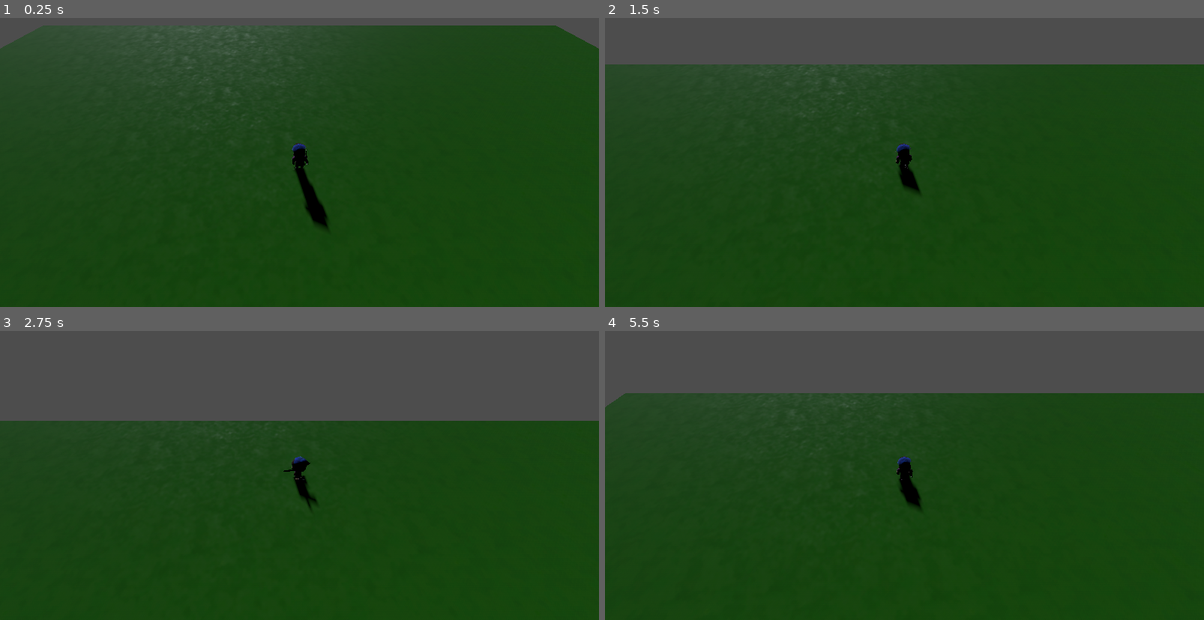
Above: before the commit, frames 1-4 (two rows, left to right).
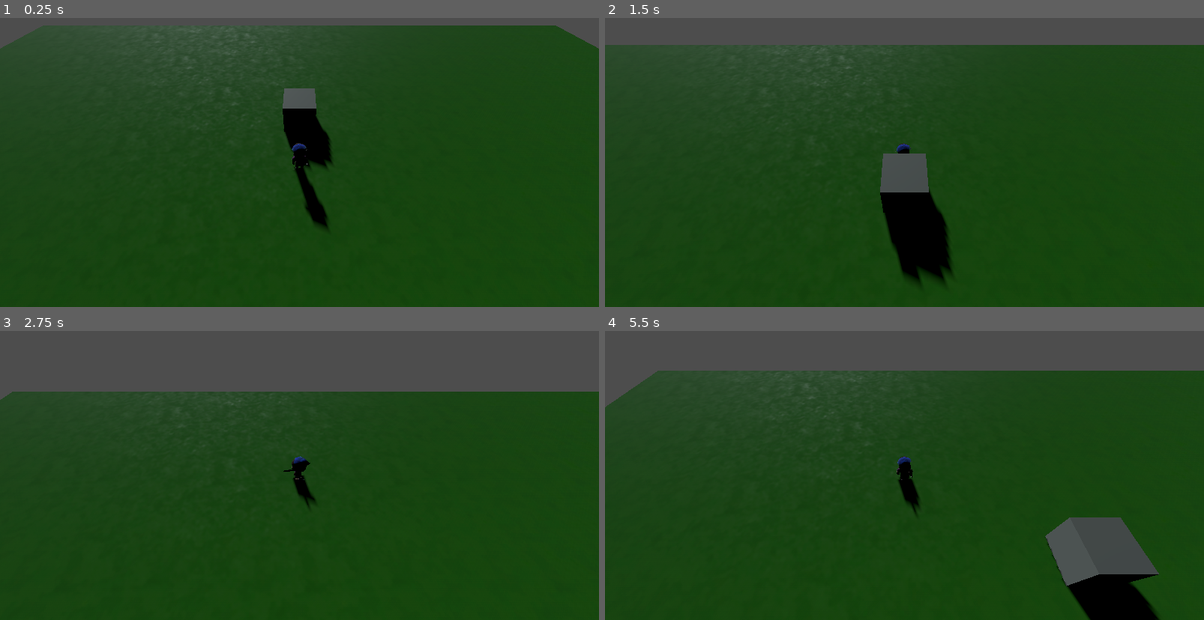
Above: after the commit, the same moments.

Repository: AbrahamBrookes/Tumbledown-Godot
Game: Godot game, scene res://Levels/player_character_test_level.tscn
Two runs of this game, one before a commit and one after it. Both use one fixed random seed, a clock stepped at 60 frames per second and the inputs below.
Inputs:
- Up to frame 1 (0.25 s): no input
- Up to frame 2 (1.5 s): tap Enter (ui_accept) at 0.5, 0.77 s; hold W (walk_north) from 0.53 s (still down)
- Up to frame 3 (2.75 s): tap Enter (ui_accept) at 1.52 s; release W (walk_north) at 2.03 s; hold A (walk_west) from 2.03 s (still down)
- Up to frame 4 (5.5 s): tap Enter (ui_accept) at 2.75, 3.02, 3.77, 4.52 s; release A (walk_west) at 3.53 s; hold S (walk_south) 3.53-4.28 s; hold D (walk_east) 4.28-5.03 s; hold W (walk_north) from 5.03 s (still down)

The runs differ from the first frame. In frame 1, 1.5% of the frame differs, in the area x 47-56%, y 24-53%; in frame 2, 9.8%; in frame 3, 10%; in frame 4, 12%, in the area x 3-100%, y 13-100%.

Commit message:
added Area3DHurt

Diff:
--- a/Art/Player/Character/kora_toon.tscn
+++ b/Art/Player/Character/kora_toon.tscn
@@ -39,54 +39,54 @@
 [node name="kora_toon" instance=ExtResource("1_s0jn4")]
 
 [node name="Skeleton3D" parent="rig" index="0"]
-bones/1/position = Vector3(-0.000113001, -0.00163424, -0.00830715)
-bones/1/rotation = Quaternion(0.0211611, -0.018115, 0.00038348, 0.999612)
-bones/2/rotation = Quaternion(6.14637e-09, 0.0335115, -0.0014195, 0.999437)
+bones/1/position = Vector3(-2.75303e-05, -0.00163763, -0.00827322)
+bones/1/rotation = Quaternion(0.0211645, 0.00208732, -4.41867e-05, 0.999774)
+bones/2/rotation = Quaternion(-4.94903e-07, 0.00770736, -0.000326437, 0.99997)
 bones/3/rotation = Quaternion(0.714026, 8.60783e-08, 9.05334e-08, 0.700119)
-bones/4/rotation = Quaternion(-0.713624, 0.0224484, -0.024922, 0.699725)
+bones/4/rotation = Quaternion(-0.714005, 0.0051627, -0.00573175, 0.700098)
 bones/5/rotation = Quaternion(0.781919, 7.98056e-08, 9.59998e-08, 0.62338)
-bones/8/rotation = Quaternion(0.982646, 0.0447237, 0.0861559, 0.158061)
-bones/8/scale = Vector3(1.00175, 0.996512, 1.00175)
-bones/9/rotation = Quaternion(6.34185e-09, 0.00321883, -5.86194e-09, 0.999995)
-bones/10/rotation = Quaternion(0.224906, 0.00325691, -0.000749282, 0.974375)
-bones/10/scale = Vector3(1.00245, 0.99411, 1.00347)
-bones/11/rotation = Quaternion(-1.65519e-08, -0.0452791, -3.47966e-08, 0.998974)
-bones/12/rotation = Quaternion(0.728652, 0.0452612, 0.0155758, -0.683209)
-bones/12/scale = Vector3(0.995853, 0.995883, 1.00832)
-bones/16/rotation = Quaternion(0.963999, 0.0955064, -0.100762, 0.226787)
-bones/16/scale = Vector3(1.00467, 0.990724, 1.00467)
-bones/17/rotation = Quaternion(9.49802e-09, 0.00446457, -1.72894e-09, 0.99999)
-bones/18/rotation = Quaternion(0.407414, 0.0048816, -0.00217443, 0.913228)
-bones/18/scale = Vector3(1.00645, 0.979769, 1.01421)
-bones/19/rotation = Quaternion(4.25811e-08, -0.0221365, -4.40429e-08, 0.999755)
-bones/20/rotation = Quaternion(0.806014, 0.0223253, -0.0620568, -0.588211)
-bones/20/scale = Vector3(0.989381, 0.992158, 1.01893)
+bones/8/rotation = Quaternion(0.980562, -0.000646263, 0.0913694, 0.173638)
+bones/8/scale = Vector3(1.00251, 0.99499, 1.00251)
+bones/9/rotation = Quaternion(6.83785e-09, 0.00113713, -5.39401e-09, 0.999999)
+bones/10/rotation = Quaternion(0.268826, 0.0011358, -0.000314046, 0.963188)
+bones/10/scale = Vector3(1.00353, 0.990938, 1.00563)
+bones/11/rotation = Quaternion(-4.0876e-08, -0.014624, -1.54035e-09, 0.999893)
+bones/12/rotation = Quaternion(0.750669, 0.0145484, 0.0275429, -0.659944)
+bones/12/scale = Vector3(0.993962, 0.994275, 1.01188)
+bones/16/rotation = Quaternion(0.974844, 0.0440345, -0.09587, 0.19634)
+bones/16/scale = Vector3(1.00362, 0.992799, 1.00362)
+bones/17/rotation = Quaternion(5.13413e-09, 0.00133117, 6.0742e-09, 0.999999)
+bones/18/rotation = Quaternion(0.336428, 0.00131614, -0.000471158, 0.941708)
+bones/18/scale = Vector3(1.00506, 0.985687, 1.00947)
+bones/19/rotation = Quaternion(-9.48598e-09, 0.0423015, 2.37946e-08, 0.999105)
+bones/20/rotation = Quaternion(0.782855, -0.0422273, -0.0270333, -0.620181)
+bones/20/scale = Vector3(0.99141, 0.992749, 1.0161)
 bones/21/rotation = Quaternion(-0.00282727, 0.954981, -0.296652, -0.000915457)
 bones/25/rotation = Quaternion(0.700905, 8.43486e-08, 8.70634e-08, 0.713255)
 bones/26/rotation = Quaternion(-0.702987, 0.0343202, -0.011854, 0.710275)
 bones/27/rotation = Quaternion(0.665899, 9.14319e-08, 7.93813e-08, 0.746042)
 bones/34/rotation = Quaternion(-0.474235, -0.533289, -0.449223, 0.537497)
-bones/35/rotation = Quaternion(0.504163, -0.6395, 0.244938, -0.52618)
-bones/35/scale = Vector3(1.0045, 0.991054, 1.0045)
-bones/36/rotation = Quaternion(1.46723e-08, 0.0298178, 9.27874e-08, 0.999555)
-bones/37/rotation = Quaternion(0.409598, 0.0297432, -0.013351, 0.911684)
-bones/37/scale = Vector3(1.00205, 0.988468, 1.00969)
-bones/38/rotation = Quaternion(8.42482e-08, 0.00740169, -6.04053e-08, 0.999973)
-bones/39/rotation = Quaternion(-0.0603992, 0.00727153, -0.0466493, 0.997057)
-bones/39/scale = Vector3(0.99366, 1.0127, 0.993782)
+bones/35/rotation = Quaternion(0.531556, -0.644862, 0.202289, -0.510568)
+bones/35/scale = Vector3(1.00604, 0.988027, 1.00604)
+bones/36/rotation = Quaternion(-5.23077e-08, 0.0355808, 3.81192e-08, 0.999367)
+bones/37/rotation = Quaternion(0.538329, 0.0354288, -0.0227157, 0.841683)
+bones/37/scale = Vector3(1.00273, 0.979881, 1.01785)
+bones/38/rotation = Quaternion(-1.39046e-07, 0.0168815, -4.80948e-08, 0.999857)
+bones/39/rotation = Quaternion(-0.166935, 0.0167617, -0.0316296, 0.985318)
+bones/39/scale = Vector3(0.991403, 1.01469, 0.994207)
 bones/41/rotation = Quaternion(-0.544978, 0.514954, 0.590335, 0.298874)
-bones/43/rotation = Quaternion(0.5504, 0.63963, -0.191978, -0.501077)
-bones/43/scale = Vector3(1.00595, 0.988212, 1.00595)
-bones/44/rotation = Quaternion(-3.84281e-08, -0.0363805, -1.07698e-07, 0.999338)
-bones/45/rotation = Quaternion(0.537858, -0.0371374, 0.0237839, 0.841881)
-bones/45/scale = Vector3(1.0028, 0.979608, 1.01806)
-bones/46/rotation = Quaternion(-5.47887e-08, -0.0212384, 9.73337e-08, 0.999774)
-bones/47/rotation = Quaternion(-0.104888, -0.0206565, 0.101784, 0.989046)
-bones/47/scale = Vector3(0.992506, 1.01549, 0.992279)
-bones/50/position = Vector3(-0.011057, 0.0505281, 0.233425)
-bones/50/rotation = Quaternion(0.793984, 0.0297013, -0.0389169, 0.605964)
-bones/51/rotation = Quaternion(-0.1022, 0.00342558, 0.0333013, 0.994201)
-bones/52/rotation = Quaternion(-0.0184717, 0.00311743, 0.0335562, 0.999261)
+bones/43/rotation = Quaternion(0.552085, 0.622366, -0.231255, -0.504364)
+bones/43/scale = Vector3(1.00523, 0.989613, 1.00523)
+bones/44/rotation = Quaternion(4.66872e-08, -0.035723, -4.09738e-08, 0.999362)
+bones/45/rotation = Quaternion(0.464929, -0.0372537, 0.0195885, 0.884347)
+bones/45/scale = Vector3(1.00244, 0.984532, 1.01335)
+bones/46/rotation = Quaternion(-1.81296e-07, -0.0219028, 4.93167e-08, 0.99976)
+bones/47/rotation = Quaternion(-0.0474308, -0.0219321, 0.111051, 0.99244)
+bones/47/scale = Vector3(0.99355, 1.0141, 0.992553)
+bones/50/position = Vector3(-0.00310332, 0.0504108, 0.234401)
+bones/50/rotation = Quaternion(0.794815, 0.0106392, -0.0139401, 0.606599)
+bones/51/rotation = Quaternion(-0.102319, 0.000787838, 0.00765874, 0.994722)
+bones/52/rotation = Quaternion(-0.0185602, 0.000716944, 0.00771764, 0.999798)
 bones/53/rotation = Quaternion(-0.0479487, 1.2049e-07, -5.84987e-09, 0.99885)
 bones/54/rotation = Quaternion(0.432839, -0.00409875, 0.0360778, 0.90074)
 bones/56/rotation = Quaternion(-0.334486, -0.00535242, 0.0329367, 0.94181)
--- /dev/null
+++ b/Levels/Area3DHurt.gd
@@ -0,0 +1,18 @@
+extends Area3D
+
+# Called when the node enters the scene tree for the first time.
+func _ready():
+	pass # Replace with function body.
+
+
+# Called every frame. 'delta' is the elapsed time since the previous frame.
+func _process(delta):
+	pass
+
+
+func _on_body_entered(other):
+	# if the player enters the area, we want to hurt() them
+	if other is PlayerCharacter:
+		other.hurt(1, global_transform.origin)
+
+	pass # Replace with function body.
--- a/Levels/player_character_test_level.tscn
+++ b/Levels/player_character_test_level.tscn
@@ -1,8 +1,9 @@
-[gd_scene load_steps=7 format=3 uid="uid://dreof5fl2e6cd"]
+[gd_scene load_steps=10 format=3 uid="uid://dreof5fl2e6cd"]
 
 [ext_resource type="Texture2D" uid="uid://05fla6iyox0f" path="res://Art/Terrain/grass/grass_01_albedo.jpg" id="1_4daxe"]
 [ext_resource type="PackedScene" uid="uid://5oyo75w8bmvq" path="res://player_character.tscn" id="1_p6mi5"]
 [ext_resource type="Texture2D" uid="uid://cg0cp6trqeqdw" path="res://Art/Terrain/grass/grass_01_roughness.jpg" id="2_3v8ga"]
+[ext_resource type="Script" path="res://Levels/Area3DHurt.gd" id="4_4c73y"]
 
 [sub_resource type="BoxShape3D" id="BoxShape3D_anda7"]
 size = Vector3(30, 1, 20)
@@ -17,6 +18,10 @@
 uv1_scale = Vector3(0.2, 0.2, 0.2)
 uv1_triplanar = true
 uv1_world_triplanar = true
+
+[sub_resource type="BoxShape3D" id="BoxShape3D_8x5b1"]
+
+[sub_resource type="BoxMesh" id="BoxMesh_a2rmj"]
 
 [node name="PlayerCharacterTestLevel" type="Node3D"]
 
@@ -39,3 +44,15 @@
 shadow_enabled = true
 shadow_normal_bias = 10.0
 shadow_blur = 0.238
+
+[node name="Area3D" type="Area3D" parent="."]
+transform = Transform3D(1, 0, 0, 0, 1, 0, 0, 0, 1, 0, 1, -2)
+script = ExtResource("4_4c73y")
+
+[node name="CollisionShape3D" type="CollisionShape3D" parent="Area3D"]
+shape = SubResource("BoxShape3D_8x5b1")
+
+[node name="MeshInstance3D" type="MeshInstance3D" parent="Area3D"]
+mesh = SubResource("BoxMesh_a2rmj")
+
+[connection signal="body_entered" from="Area3D" to="Area3D" method="_on_body_entered"]
--- a/player_character.gd
+++ b/player_character.gd
@@ -1,9 +1,10 @@
+extends CharacterBody3D
 class_name PlayerCharacter
-extends CharacterBody3D
 
 @export var SPEED = 5.0
 @export var LERP_SPEED = 0.35
 @export var JUMP_VELOCITY = 4.5
+@export var INVINCIBLE : bool = false
 
 @onready var animTree = $"kora_toon/Locomote"
 
@@ -39,3 +40,41 @@
 	animTree.set("parameters/BlendSpace1D/blend_position", velocity.length() / SPEED)
 
 	move_and_slide()
+
+func slash():
+	# stop all movement
+	velocity = Vector3.ZERO
+
+# called when we receive a hurt from somewhere
+func hurt(amount:int, origin:Vector3, impulseMultiplier:int = 50):
+	# only if we're not invincible
+	if INVINCIBLE:
+		return
+	else:
+		INVINCIBLE = true
+
+	# stop all movement
+	velocity = Vector3.ZERO
+
+	# play hurt animation
+	animTree.set("parameters/BlendSpace1D/blend_position", 0.0)
+	# animTree.set("parameters/Hit", true)
+	# animTree.set("parameters/Hit", false)
+
+	print("hurt for " + str(amount) + " damage")
+
+	# get the vector from the source to us
+	var attackVector = global_transform.origin - origin
+	# normalize it
+	var normalizedAttackVector = attackVector.normalized()
+	normalizedAttackVector.y = 0
+	# apply impulse to player character
+	velocity = normalizedAttackVector * impulseMultiplier
+	move_and_slide()
+
+	# flash the players visibility
+	for n in 20:
+		visible = !visible
+		await get_tree().create_timer(0.05).timeout
+
+	INVINCIBLE = false
